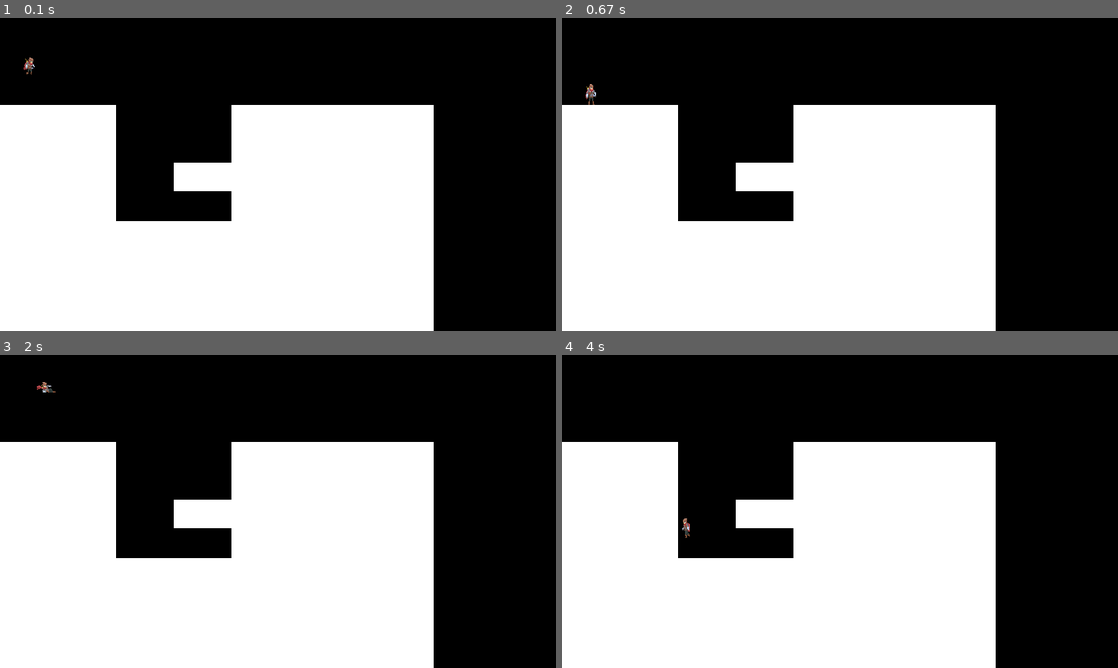
Above: before the commit, frames 1-4 (two rows, left to right).
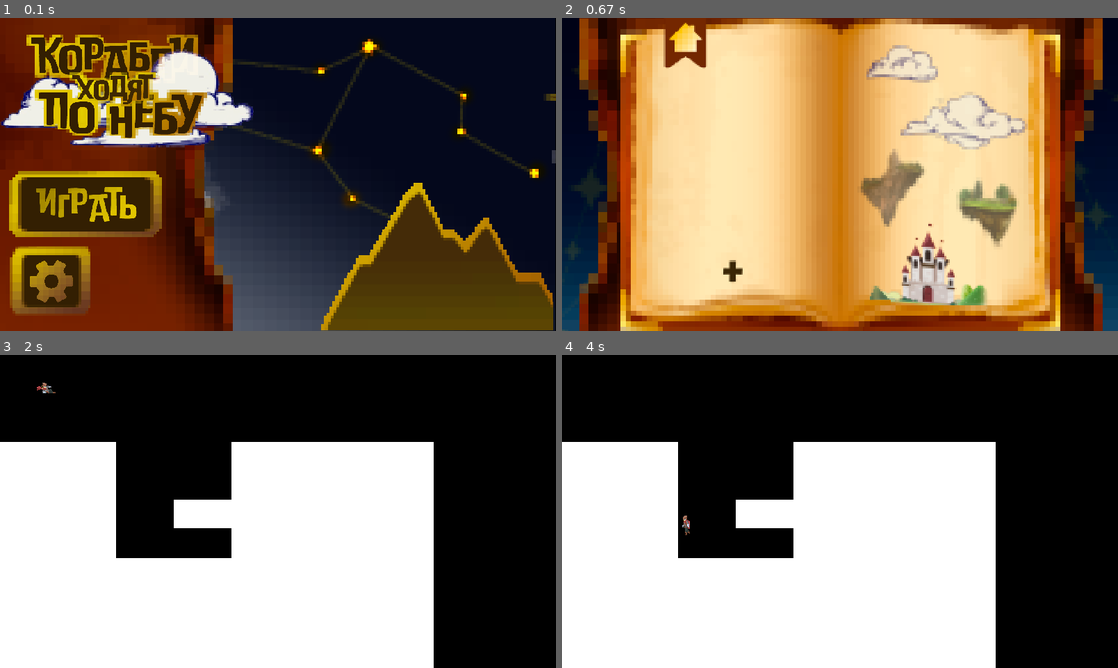
Above: after the commit, the same moments.

Repository: AndreiB-v/PyGame-project
Game: pygame game, started from src/main.py
The game is run twice, just before and just after one commit, with the same random seed, the same clock (stepped at 60 frames per second) and the same inputs.
Inputs (mouse positions are in pixels of both pictures, inside the frame that each line leads up to):
- Up to frame 1 (0.1 s): no input
- Up to frame 2 (0.67 s): click (645, 202) at 0.38 s
- Up to frame 3 (2 s): click (166, 608) at 0.72 s; click (177, 423) at 1.05 s; tap Space at 1.5 s; hold Right from 1.83 s (still down); tap Ctrl at 1.9 s
- Up to frame 4 (4 s): tap Ctrl at 2.2, 2.4, 2.73, 3.03, 3.23, 3.53, 3.8 s; release Right at 2.3 s; hold Up 2.33-2.63 s; hold Right 2.67-3.13 s; hold Left 3.17-3.7 s; hold Left from 3.73 s (still down)

The runs differ from the first frame. In frame 1, 99% of the frame differs, in the area x 0-100%, y 0-100%; in frame 2, 99%; in frame 3, less than 0.1%; in frame 4, less than 0.1%.

Commit message:
ХИТБОКСЫ (через маски), полная механика передвижения, есть баги с изменением размера экрана и.т.д 2

Diff:
--- a/settings.json
+++ b/settings.json
@@ -1,5 +1,5 @@
 {
-  "SIZE FACTOR": 97,
+  "SIZE FACTOR": 50,
   "SOUNDS VOLUME": 100,
   "FPS": 60
 }
--- a/src/intro.py
+++ b/src/intro.py
@@ -65,18 +65,18 @@
         self.rect = self.image.get_rect()
         self.move_factor = uniform(1, 3)
         if self.vector == -1:
-            self.rect.x = width
+            self.rect.x = WIDTH
             if self.image == ship1_image:
                 self.image = pygame.transform.flip(self.image, True, False)
         if self.vector == 1:
             self.rect.x = 0
             if self.image == ship2_image:
                 self.image = pygame.transform.flip(self.image, True, False)
-        self.rect.y = randint(0, height - self.rect.height * 2)
-
-    def update(self):
-        self.rect.x += self.vector * self.move_factor * 60 / FPS
-        if width + 10 < self.rect.x or self.rect.x < 0:
+        self.rect.y = randint(0, HEIGHT - self.rect.height * 2)
+
+    def update(self):
+        self.rect.x += self.vector * self.move_factor * 60 / fps
+        if WIDTH + 10 < self.rect.x or self.rect.x < 0:
             self.__init__(self.vector)
 
 
@@ -90,14 +90,14 @@
         self.image.set_alpha(100)
         self.rect = self.image.get_rect()
         if self.vector == -1:
-            self.rect.x = width
+            self.rect.x = WIDTH
         if self.vector == 1:
             self.rect.x = -20
-        self.rect.y = randint(0 + 20, height - self.rect.height)
-
-    def update(self):
-        self.rect.x += self.vector * self.move_factor * 60 / FPS
-        if width + 20 < self.rect.x or self.rect.x < 0 - 40:
+        self.rect.y = randint(0 + 20, HEIGHT - self.rect.height)
+
+    def update(self):
+        self.rect.x += self.vector * self.move_factor * 60 / fps
+        if WIDTH + 20 < self.rect.x or self.rect.x < 0 - 40:
             self.__init__(self.vector)
 
 
@@ -198,7 +198,7 @@
         button_layer.draw(screen)
 
         pygame.display.flip()
-        clock.tick(FPS)
+        clock.tick(fps)
 
 
 def settings():
@@ -233,7 +233,7 @@
         button_layer.draw(screen)
 
         pygame.display.flip()
-        clock.tick(FPS)
+        clock.tick(fps)
 
 
 all_sprites = pygame.sprite.Group()
@@ -279,4 +279,4 @@
         button_layer.draw(screen)
 
         pygame.display.flip()
-        clock.tick(FPS)
+        clock.tick(fps)
--- a/src/main.py
+++ b/src/main.py
@@ -14,7 +14,6 @@
 
         # Прописываем физические параметры
         self.gravity = 0.6
-        self.acceleration = 0.5
 
         # Прописываем параметры игрока
         self.fall_speed = 0
@@ -66,11 +65,11 @@
 
     def move(self, direction):
         if direction == "right":
-            self.rect.x += 5 * factor_x
+            self.rect.x += 5 * factor_x * 60 / fps
             self.set_animation("move_right")
 
         elif direction == "left":
-            self.rect.x -= 5 * factor_x
+            self.rect.x -= 5 * factor_x * 60 / fps
             self.set_animation("move_left")
 
         self.is_moving = True
@@ -98,7 +97,7 @@
         hits_after = pygame.sprite.spritecollide(self, self.all_group, False)
         for hit in hits_after:
             if pygame.sprite.collide_mask(self, hit):
-                if abs(self.rect.y + self.rect.height - hit.rect.y) < 3:
+                if self.rect.y + self.rect.height - round(factor_y + 1) * 1 - 1 == hit.rect.y:
                     self.fall_speed = self.jump_strength
                     self.is_ground = False
 
@@ -133,20 +132,20 @@
 
     def update(self):
         # Применяем гравитацию
-        self.fall_speed += self.gravity
+        self.fall_speed += self.gravity * 60 / fps
 
         # Проверяем на столкновения со стенками
         self.wall_collision()
 
         # Обновляем позицию по оси Y
-        self.rect.y += self.fall_speed * factor_y
+        self.rect.y += self.fall_speed * factor_y * 60 / fps
 
         # обновляем координаты по Y координате (препятствия над и под)
         hits = pygame.sprite.spritecollide(self, self.all_group, False)
         for hit in hits:
             if pygame.sprite.collide_mask(self, hit):
                 if self.rect.y - hit.rect.y < hit.rect.y - self.rect.y:
-                    self.rect.y -= abs(self.rect.y + self.rect.height - hit.rect.y)
+                    self.rect.y -= abs(self.rect.y + self.rect.height - hit.rect.y) - round(factor_y + 1) * 1
                     self.fall_speed = 0
                     self.is_ground = True
                     break
@@ -229,7 +228,7 @@
 class Game:
     def __init__(self):
         pygame.init()
-        self.size = width, height
+        self.size = WIDTH, HEIGHT
         pygame.display.set_caption("Корабли ходят по небу")
         self.screen = pygame.display.set_mode(self.size, pygame.NOFRAME)
         self.clock = pygame.time.Clock()
@@ -272,17 +271,17 @@
             self.player.update()
             self.all_group.draw(self.screen)
 
-            self.clock.tick(60)
+            self.clock.tick(fps)
             pygame.display.flip()
 
         pygame.quit()
 
 
-# screen_log = start_screen()
-# while screen_log not in ('run_game', 'close'):
-#     screen_log = screen_log()
-# if screen_log == 'close':
-#     pygame.quit()
+screen_log = start_screen()
+while screen_log not in ('run_game', 'close'):
+    screen_log = screen_log()
+if screen_log == 'close':
+    pygame.quit()
 
 if __name__ == "__main__":
     game_instance = Game()
--- a/src/utils.py
+++ b/src/utils.py
@@ -1,17 +1,20 @@
 # Файл для вспомогательных функций
 # Типа загрузки изображения, карты или музыки
-
-
+import json
 import os
 import sys
 import pygame
 
-FPS = 60
+with open('../settings.json') as file:
+    settings = json.load(file)
+
+fps = settings['FPS']
+volume = settings['FPS']
 clock = pygame.time.Clock()
-size = width, height = 16 * 50, 9 * 50
+size = WIDTH, HEIGHT = 16 * settings['SIZE FACTOR'], 9 * settings['SIZE FACTOR']
 
-factor_x = width / 1920
-factor_y = height / 1080
+factor_x = WIDTH / 1920
+factor_y = HEIGHT / 1080
 
 
 # Функция для добавления изображений
Renamed: data/swtts -> data/swtts.sqlite
